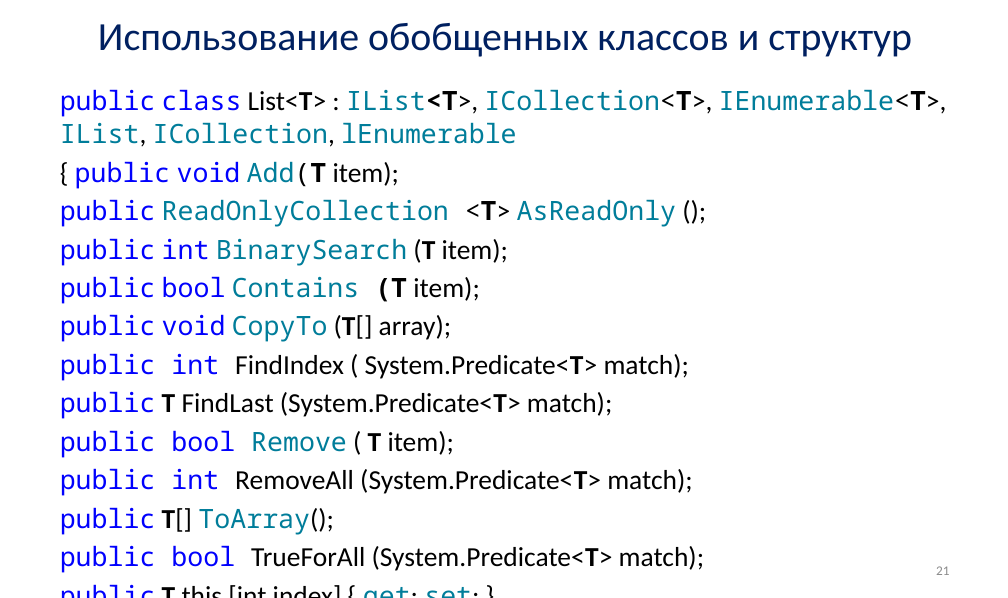
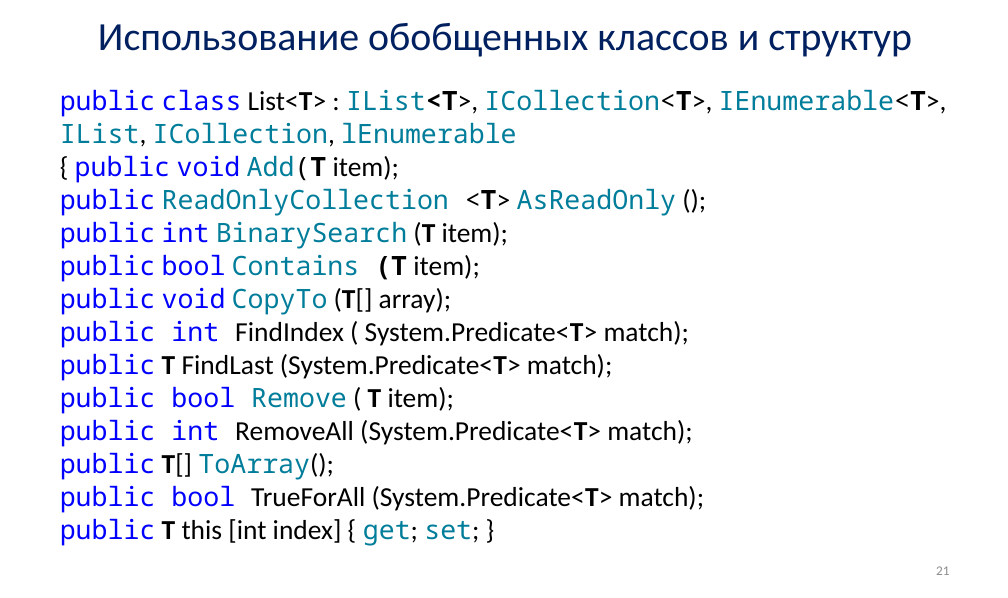
Before and after one commit to Mrztv/KRSU, a slide deck: slide 21 of 2026/ООП/Хмелева/Коллекции и обобщения.pptx. Drawn at 1008x598 pixels with LibreOffice and Linux fonts; fonts in the diff are those of the drawing. Boxes give left, top, right and bottom in pixels: in the first picture for what was removed or moved away, otherwise in the second. Text is boxed around its words. In the diff, an @@ line names an element or a change of style, - is before the commit and + after.

```diff
--- a/2026/ООП/Хмелева/Коллекции и обобщения.pptx
+++ b/2026/ООП/Хмелева/Коллекции и обобщения.pptx
@@ text "public class List<T> : IList<T>, ..." at (60,89,926,546): less space between paragraphs @@
```
Also in this commit, not shown: 42 other slides changed, 1 other file.
